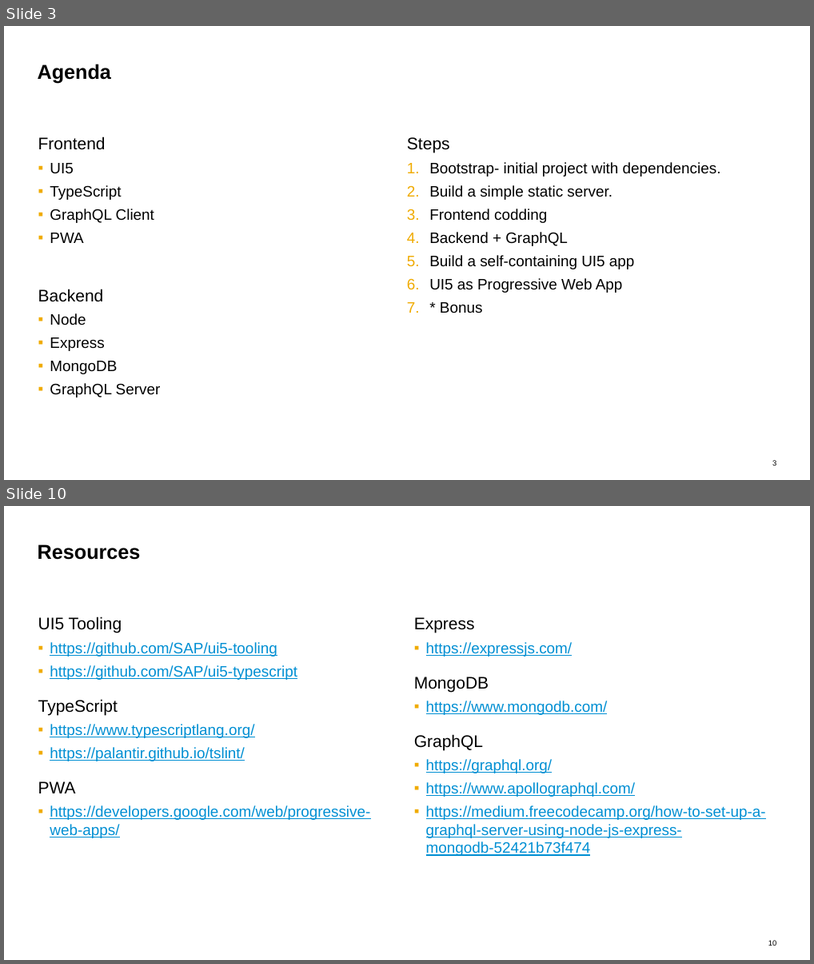
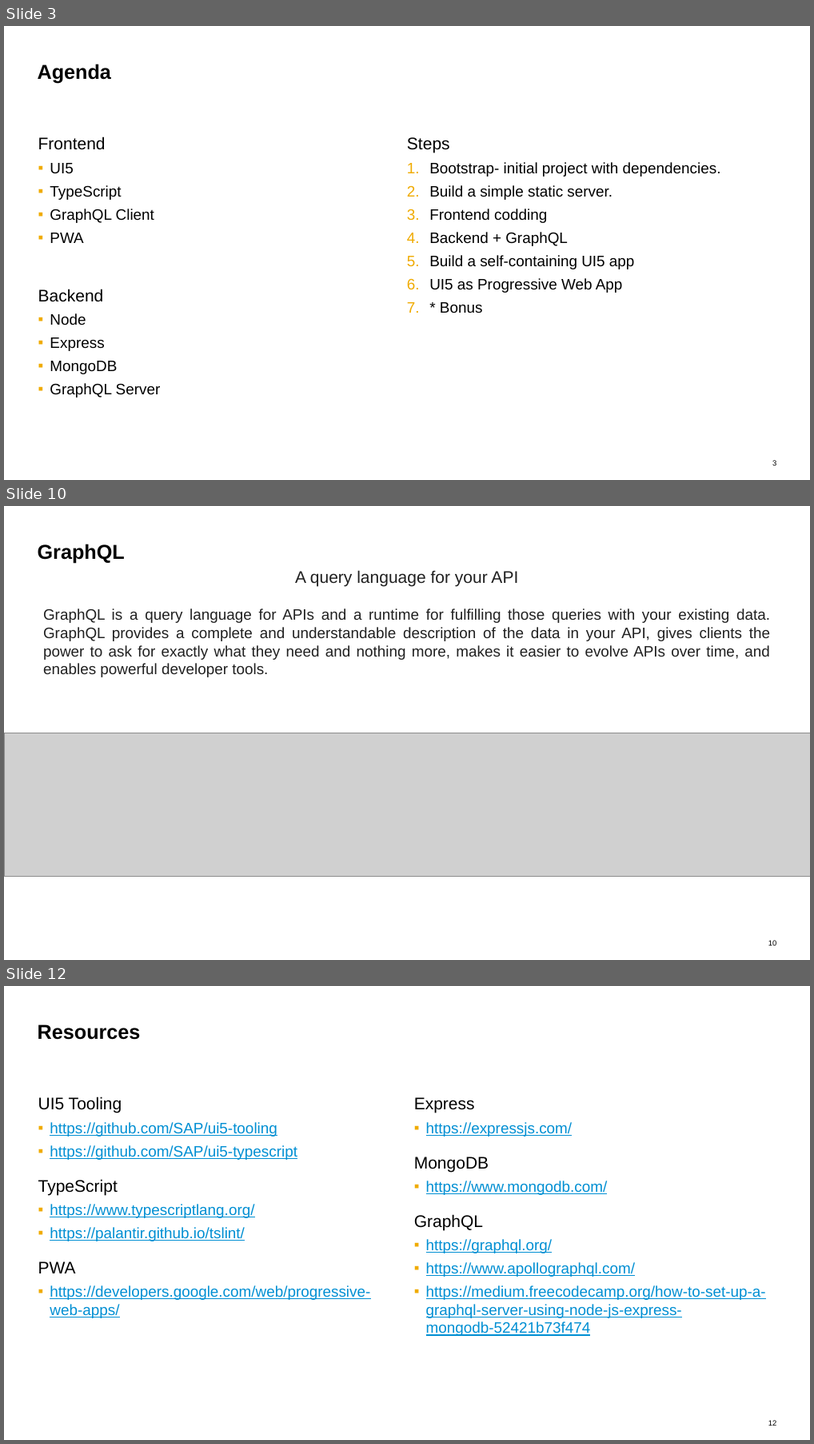
Before and after one commit to d3xter666/ui5con-2019-mean-stack-with-ui5, a slide deck: ui5con2019-mean-stack-ui5.pptx. Shown one above the other, each under a label of ours: slides 3 and 10 before the commit, slides 3, 10 and 12 after it; the slides between them are not shown. The pictures are 814x964 and 814x1444 pixels, drawn with LibreOffice and Linux fonts; fonts in the diff are those of the drawing; grey boxes stand for pictures. Boxes give left, top, right and bottom in pixels: in the first picture for what was removed or moved away, otherwise in the second. Text is boxed around its words. In the diff, an @@ line names an element or a change of style, - is before the commit and + after.

```diff
--- a/ui5con2019-mean-stack-ui5.pptx
+++ b/ui5con2019-mean-stack-ui5.pptx
@@ slide 10 added at [4, 506, 810, 960], background #FFFFFF; not listed: 1 template element that a slide beside it also shows @@
@@ title added at [38, 544, 125, 564], 24 pt, text #000000, bold @@
+GraphQL
@@ text added at [43, 570, 770, 677], 18 pt, text #202020 @@
+A query language for your API
+GraphQL is a query language for APIs and a runtime for fulfilling those queries with your existing data. GraphQL provides a complete and understandable description of the data in your API, gives clients the power to ask for exactly what they need and nothing more, makes it easier to evolve APIs over time, and enables powerful developer tools.
@@ picture added at [4, 732, 810, 876] @@
@@ what was slide 10 is now slide 12 @@
@@ page number at [769, 1420, 778, 1425]: text changed @@
-10
+12
```
Also in this commit, not shown: 6 slides changed, 2 other slides added, 1 slide removed.
